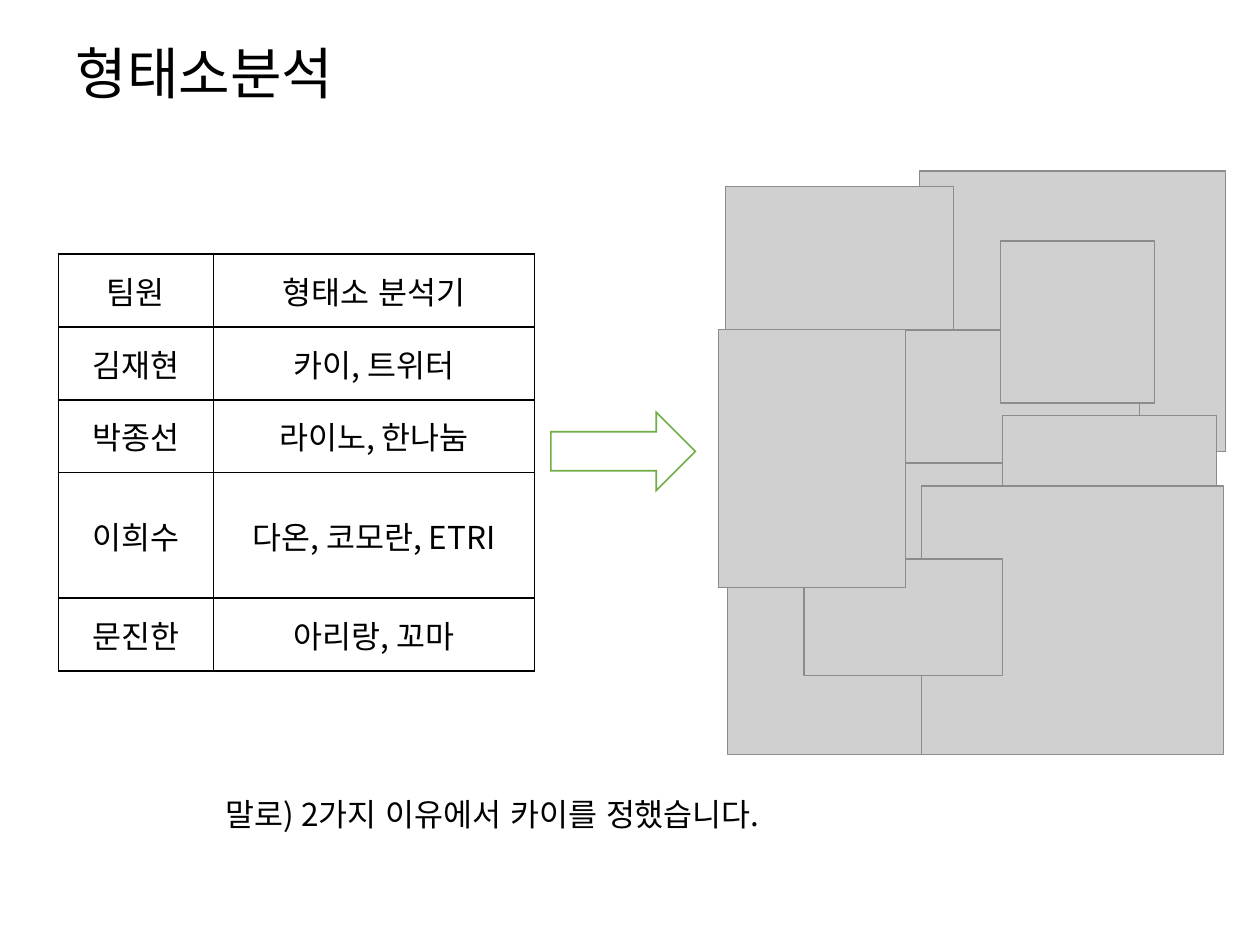
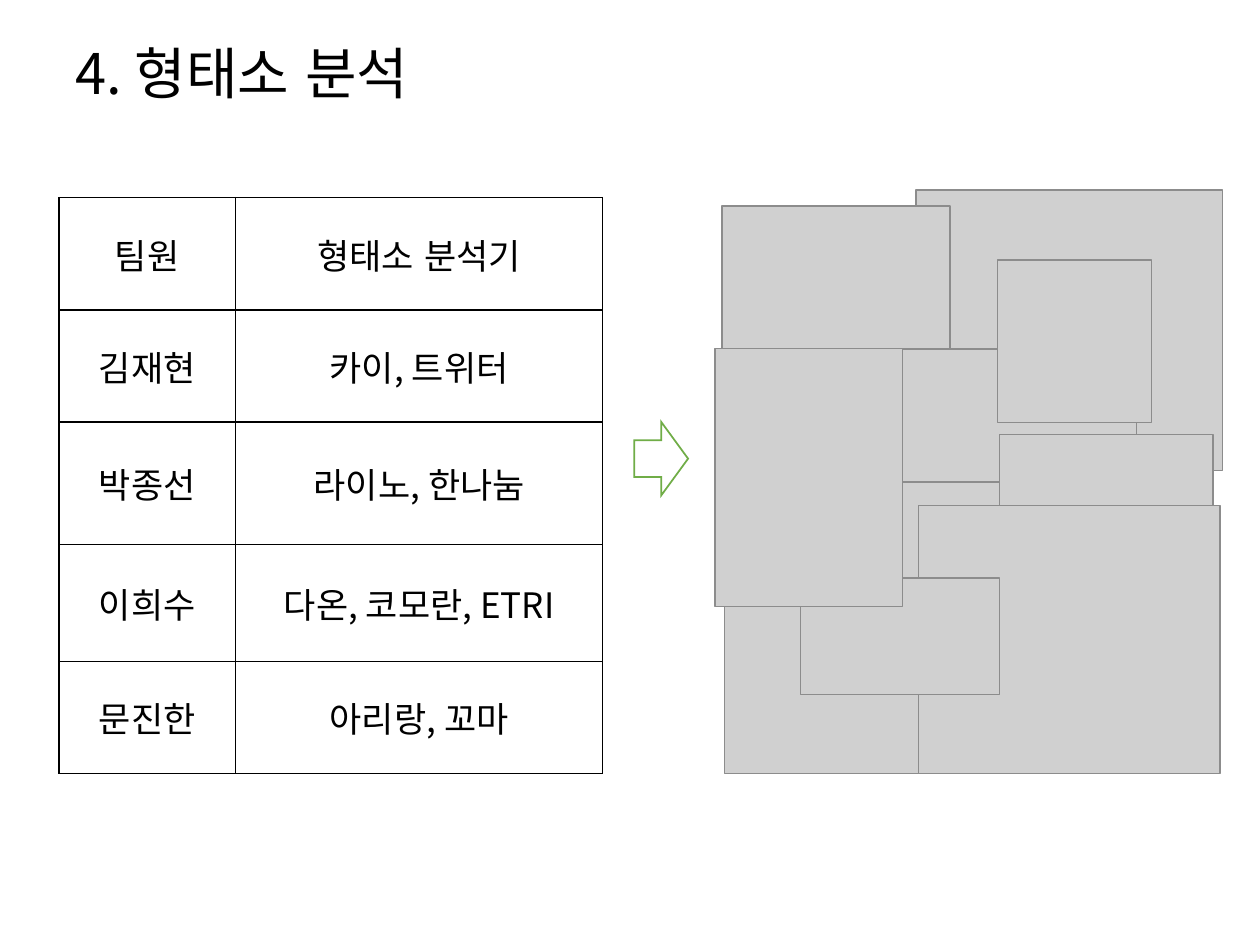
Before and after one commit to HaYongdae/issuewhatshow, a slide deck: slide 13 of doc/최종 PPT.pptx (slide 10 before the commit). Drawn at 1260x945 pixels with LibreOffice and Linux fonts; fonts in the diff are those of the drawing; grey boxes stand for pictures. Boxes give left, top, right and bottom in pixels: in the first picture for what was removed or moved away, otherwise in the second. Text is boxed around its words. In the diff, an @@ line names an element or a change of style, - is before the commit and + after.

```diff
--- a/doc/최종 PPT.pptx
+++ b/doc/최종 PPT.pptx
@@ title at (76,47,408,99): text changed @@
-형태소분석
+4. 형태소 분석
@@ table at (59,198,602,774) @@
@@ size 18 to 20 pt @@
@@ table: place and size @@
-table at (58,255,534,672)
+table at (59,198,602,774)
@@ picture: place and size @@
-picture at (1000,241,1154,403)
+picture at (998,260,1152,422)
@@ 8 pictures: place and size @@
-8 pictures at (718,171,1226,755)
+8 pictures at (714,190,1222,774)
@@ right arrow: place and size @@
-right arrow at (551,412,696,490)
+right arrow at (634,422,688,496)
@@ text removed at (226,800,760,832) @@
-말로) 2가지 이유에서 카이를 정했습니다.
```
Also in this commit, not shown: 8 other slides changed, 6 slides added, 4 slides removed.
